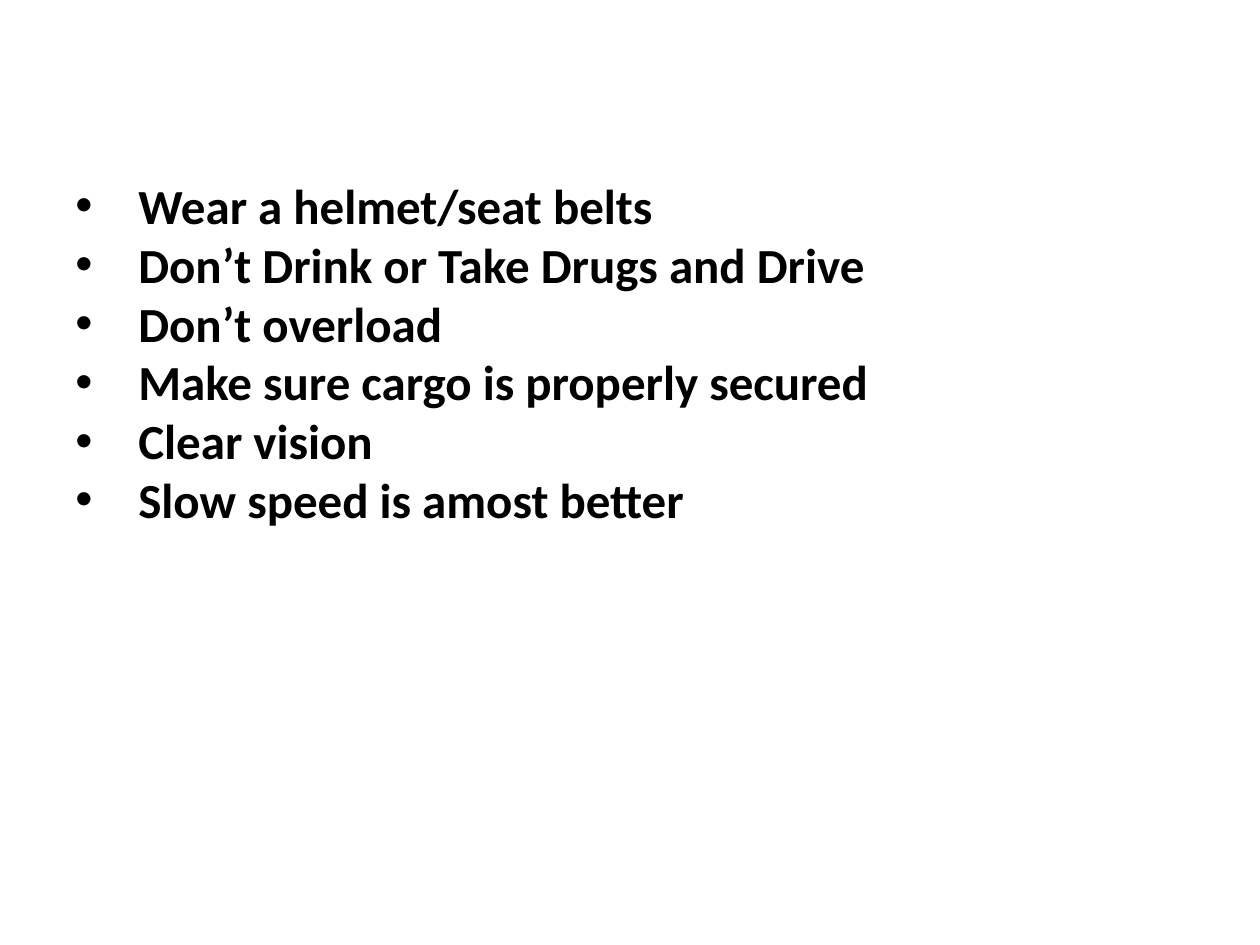
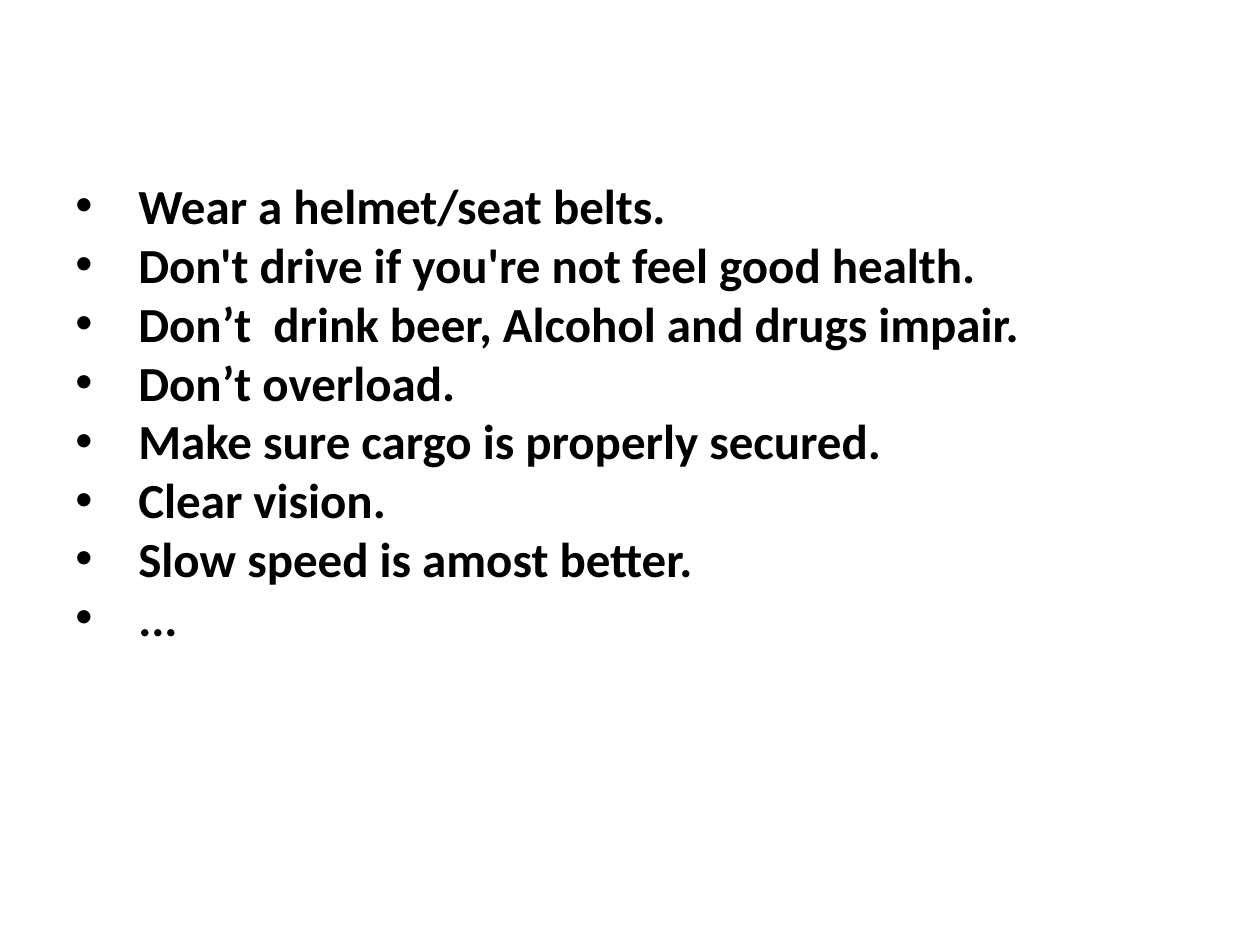
Before and after one commit to nguyenailanh/english-presentation, a slide deck: slide 18 of Lanh Nguyen.pptx. Drawn at 1260x945 pixels with LibreOffice and Linux fonts; fonts in the diff are those of the drawing; background and template pictures are left out. Boxes give left, top, right and bottom in pixels: in the first picture for what was removed or moved away, otherwise in the second. Text is boxed around its words. In the diff, an @@ line names an element or a change of style, - is before the commit and + after.

Commit message:
Update

```diff
--- a/Lanh Nguyen.pptx
+++ b/Lanh Nguyen.pptx
@@ text at (138,189,1018,585): text changed @@
-  • Wear a helmet/seat belts
-  • Don’t Drink or Take Drugs and Drive
-  • Don’t overload
-  • Make sure cargo is properly secured
-  • Clear vision
-  • Slow speed is amost better
+  • Wear a helmet/seat belts.
+  • Don't drive if you're not feel good health.
+  • Don’t drink beer, Alcohol and drugs impair.
+  • Don’t overload.
+  • Make sure cargo is properly secured.
+  • Clear vision.
+  • Slow speed is amost better.
+  • ...
```
Also in this commit, not shown: 8 other slides changed, 1 slide added.
